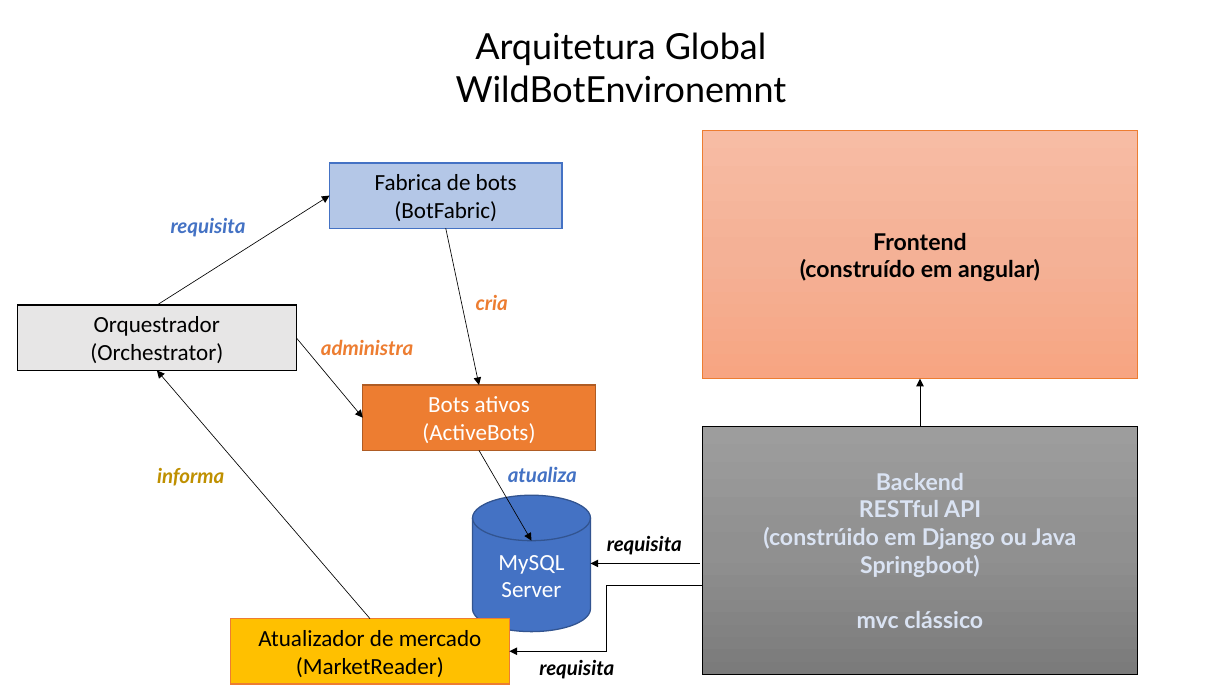
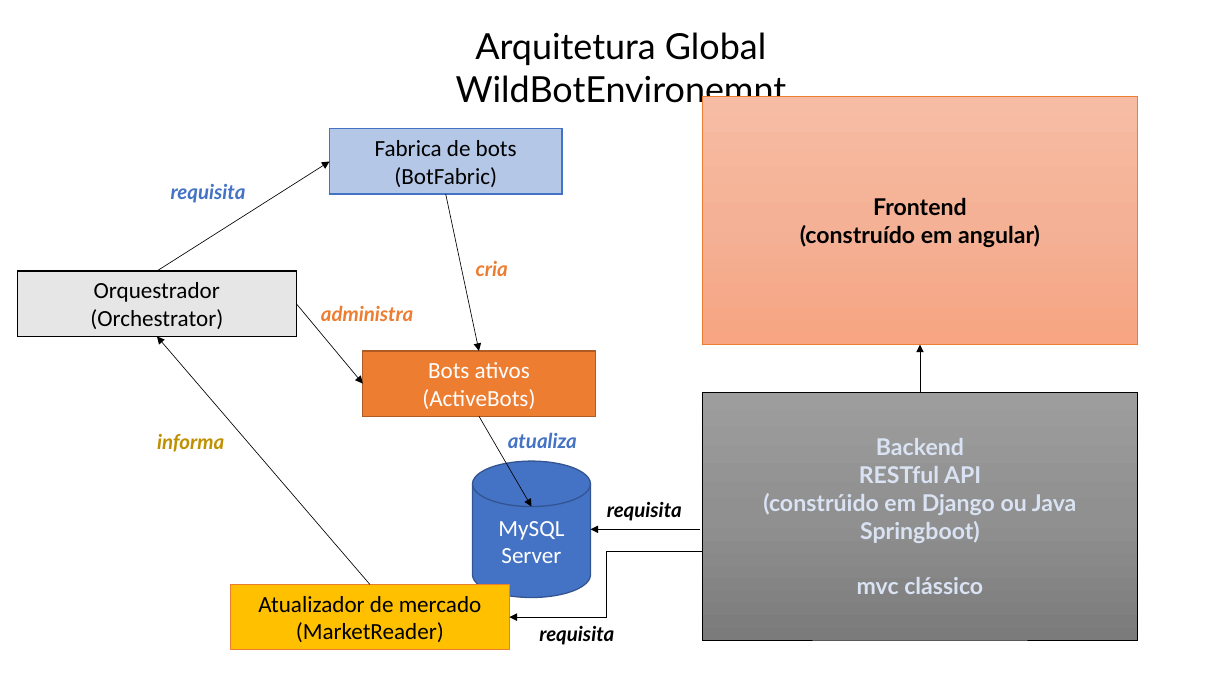
Before and after one commit to LeoAlmDiniz/BotWildEnvironment, a slide deck: slide 1 of Architecture.pptx. Drawn at 1232x693 pixels with LibreOffice and Linux fonts; fonts in the diff are those of the drawing. Boxes give left, top, right and bottom in pixels: in the first picture for what was removed or moved away, otherwise in the second. Text is boxed around its words. In the diff, an @@ line names an element or a change of style, - is before the commit and + after.

```diff
--- a/Architecture.pptx
+++ b/Architecture.pptx
@@ 7 texts, 7 arrows, 6 rectangles, 1 cylinder, 1 elbow arrow: place and size @@
-7 texts, 7 arrows, 6 rectangles, 1 cylinder, 1 elbow arrow at [18, 130, 1138, 685]
+7 texts, 7 arrows, 6 rectangles, 1 cylinder, 1 elbow arrow at [18, 96, 1138, 651]
```
Also in this commit, not shown: 40 other files.
